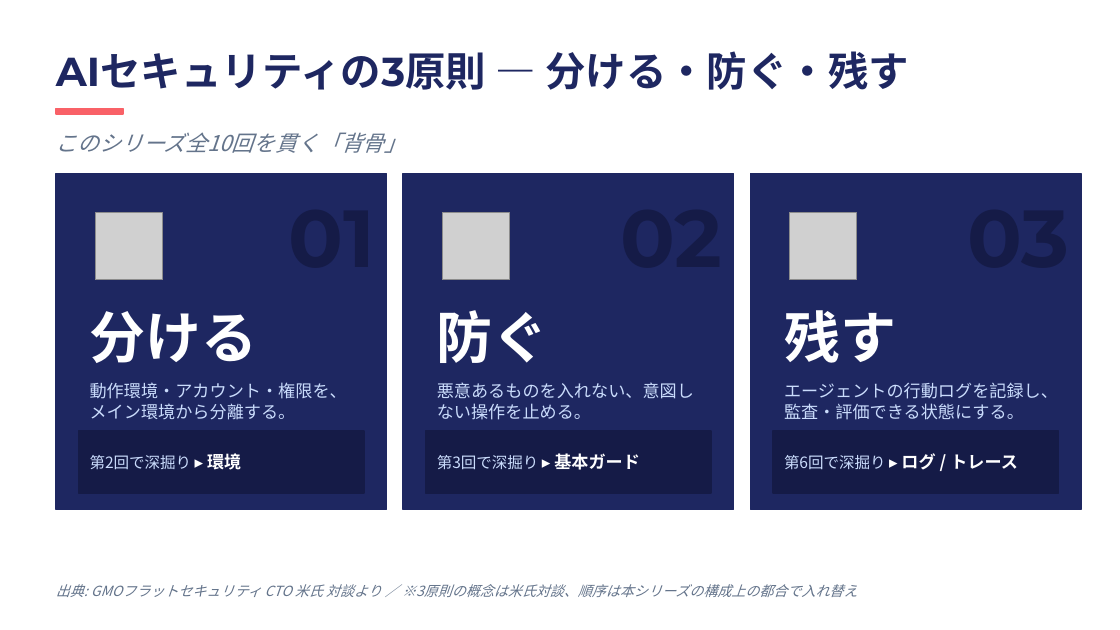
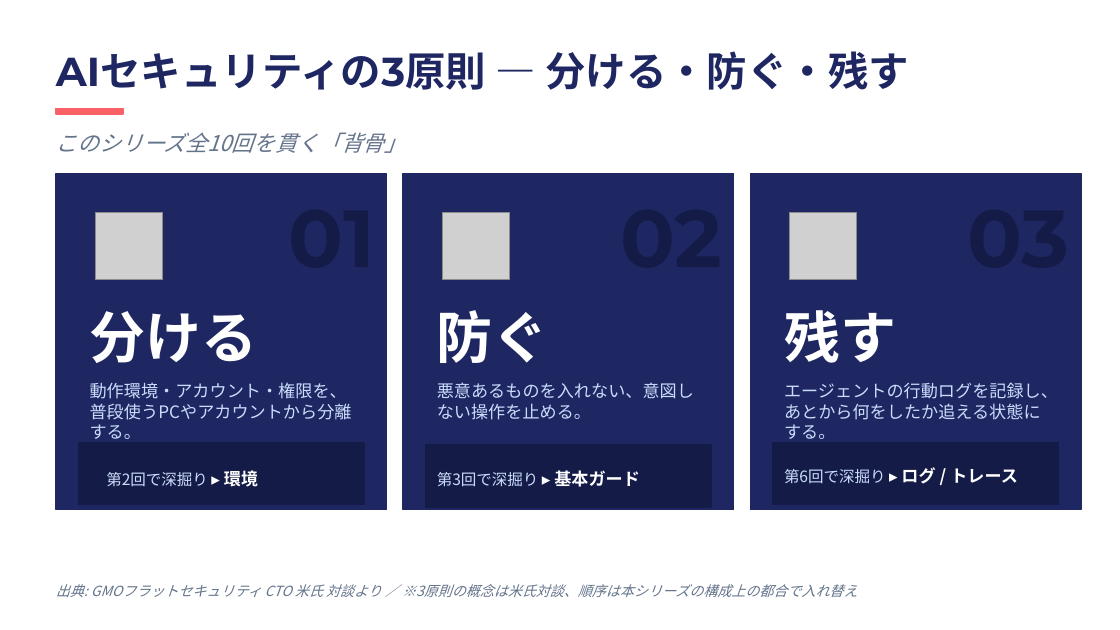
Before and after one commit to ktsuchida11/ClaudeWorkshop, a slide deck: slide 5 of session1/session1_full.pptx. Drawn at 1120x630 pixels with LibreOffice and Linux fonts; fonts in the diff are those of the drawing; grey boxes stand for pictures. Boxes give left, top, right and bottom in pixels: in the first picture for what was removed or moved away, otherwise in the second. Text is boxed around its words. In the diff, an @@ line names an element or a change of style, - is before the commit and + after.

```diff
--- a/session1/session1_full.pptx
+++ b/session1/session1_full.pptx
@@ text at [90,382,352,439]: text changed @@
-動作環境・アカウント・権限を、メイン環境から分離する。
+動作環境・アカウント・権限を、普段使うPCやアカウントから分離する。
@@ text at [784,382,1058,439]: text changed @@
-エージェントの行動ログを記録し、監査・評価できる状態にする。
+エージェントの行動ログを記録し、あとから何をしたか追える状態にする。
@@ rectangle: place and size @@
-rectangle at [78,431,364,493]
+rectangle at [78,442,364,504]
@@ text "第2回で深掘り ▸ 環境": place and size @@
-text "第2回で深掘り ▸ 環境" at [90,453,241,470]
+text "第2回で深掘り ▸ 環境" at [106,470,258,487]
@@ 2 texts, 1 rectangle: place and size @@
-2 texts, 1 rectangle at [426,431,1018,493]
+2 texts, 1 rectangle at [426,446,1018,507]
@@ rectangle: place and size @@
-rectangle at [773,431,1058,493]
+rectangle at [773,442,1058,504]
```
Also in this commit, not shown: 14 other slides changed.
